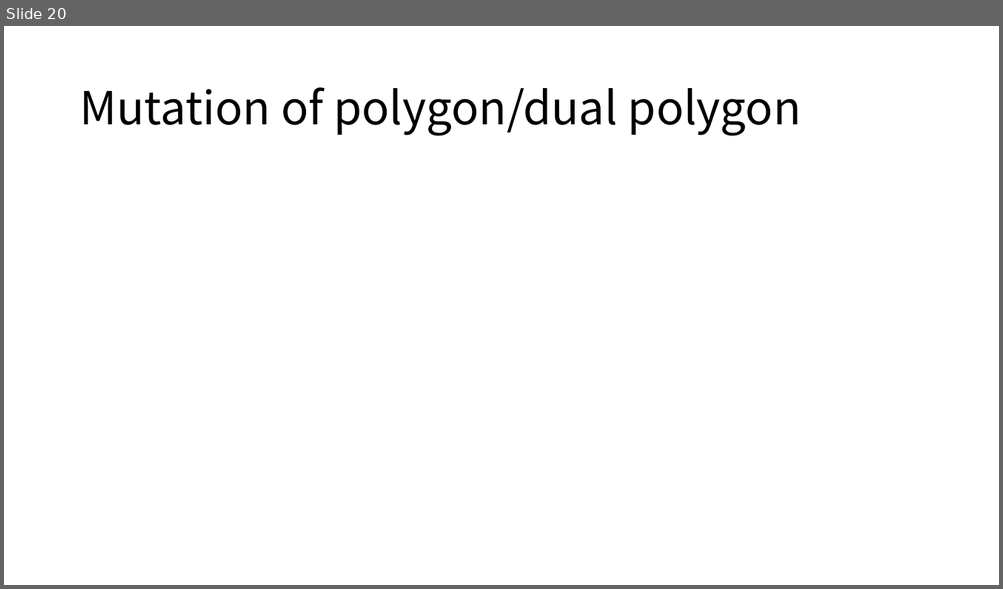
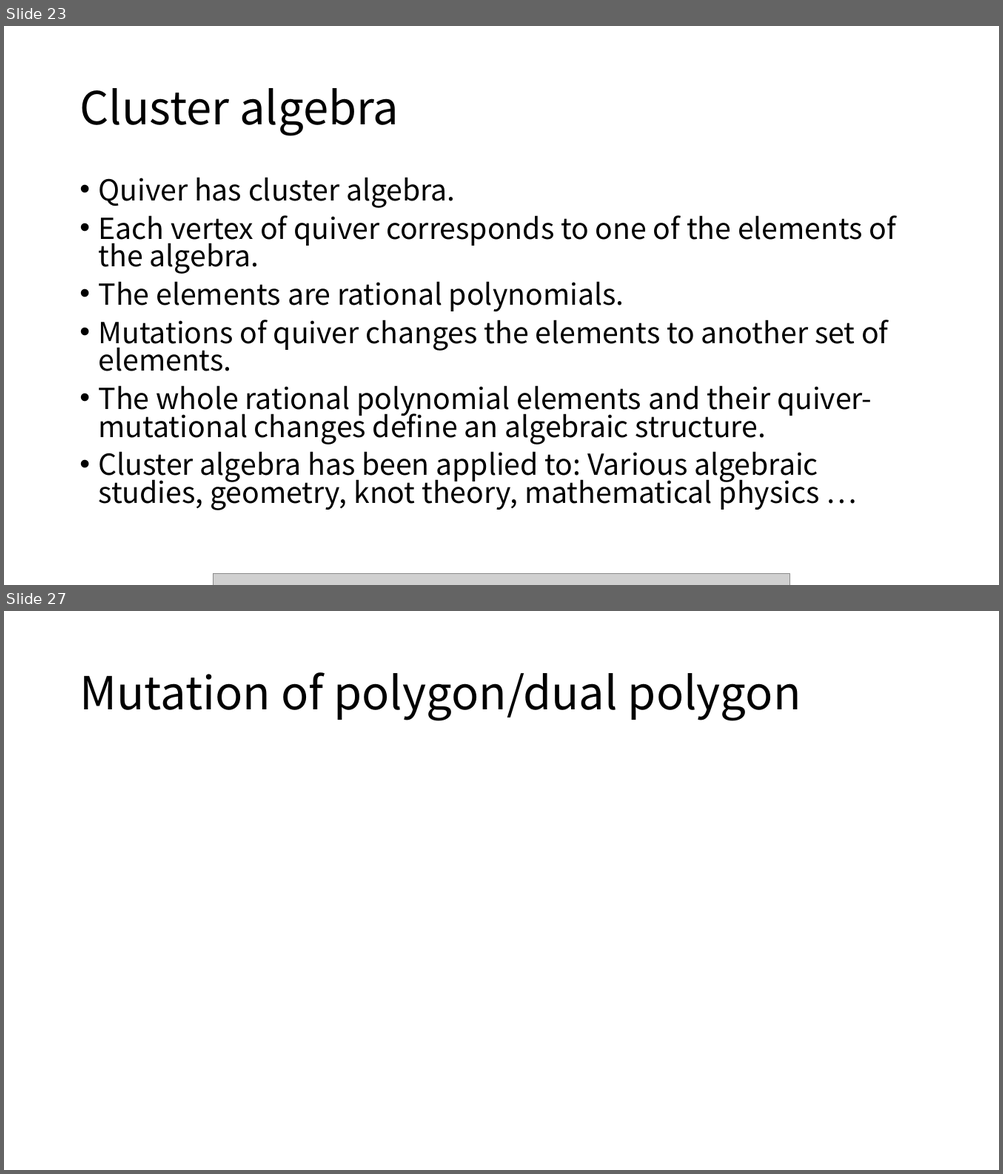
Before and after one commit to ryamada22/atom, a slide deck: Lectures2019/MutationOfTriangularMesh.pptx. Shown one above the other, each under a label of ours: slide 20 before the commit, slides 23 and 27 after it; the slides between them are not shown. The pictures are 1003x589 and 1003x1174 pixels, drawn with LibreOffice and Linux fonts; fonts in the diff are those of the drawing; grey boxes stand for pictures. Boxes give left, top, right and bottom in pixels: in the first picture for what was removed or moved away, otherwise in the second. Text is boxed around its words. In the diff, an @@ line names an element or a change of style, - is before the commit and + after.

Commit message:
quiver

```diff
--- a/Lectures2019/MutationOfTriangularMesh.pptx
+++ b/Lectures2019/MutationOfTriangularMesh.pptx
@@ slide 23 added at (x1=4, y1=26, x2=999, y2=585), background #FFFFFF @@
@@ title added at (x1=79, y1=88, x2=398, y2=136), 44 pt, text #000000 @@
+Cluster algebra
@@ text added at (x1=99, y1=177, x2=896, y2=511), 28 pt, text #000000 @@
+• Quiver has cluster algebra.
+• Each vertex of quiver corresponds to one of the elements of the algebra.
+• The elements are rational polynomials.
+• Mutations of quiver changes the elements to another set of elements.
+• The whole rational polynomial elements and their quiver-mutational changes define an algebraic structure.
+• Cluster algebra has been applied to: Various algebraic studies, geometry, knot theory, mathematical physics …
@@ picture added at (x1=213, y1=574, x2=790, y2=585) @@
@@ what was slide 20 is now slide 27 @@
```
Also in this commit, not shown: 9 slides changed, 19 other slides added, 9 slides removed.
